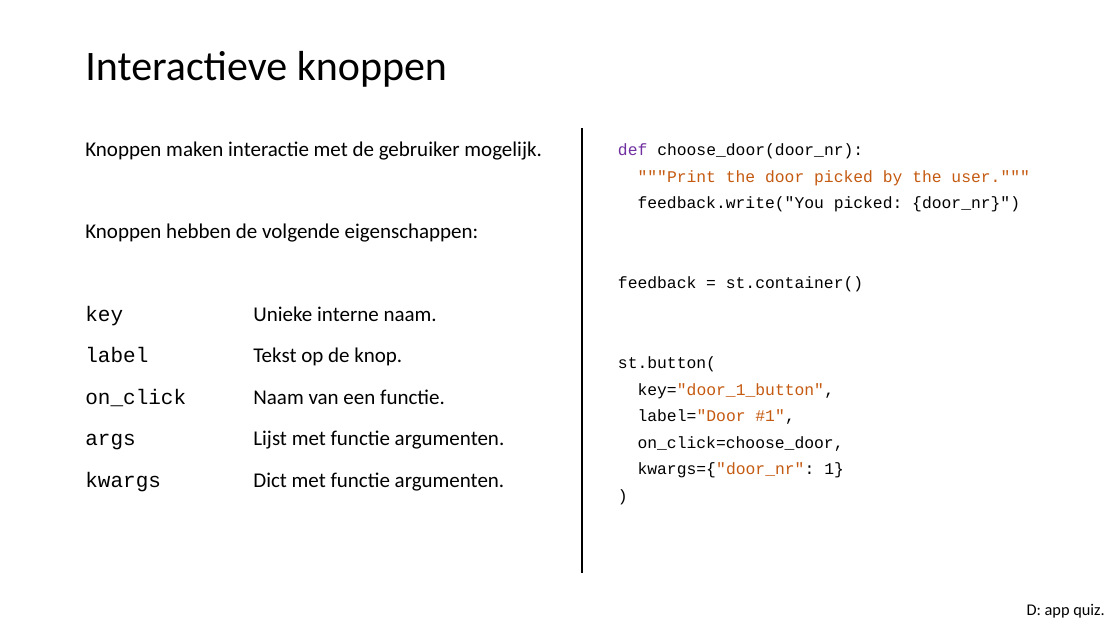
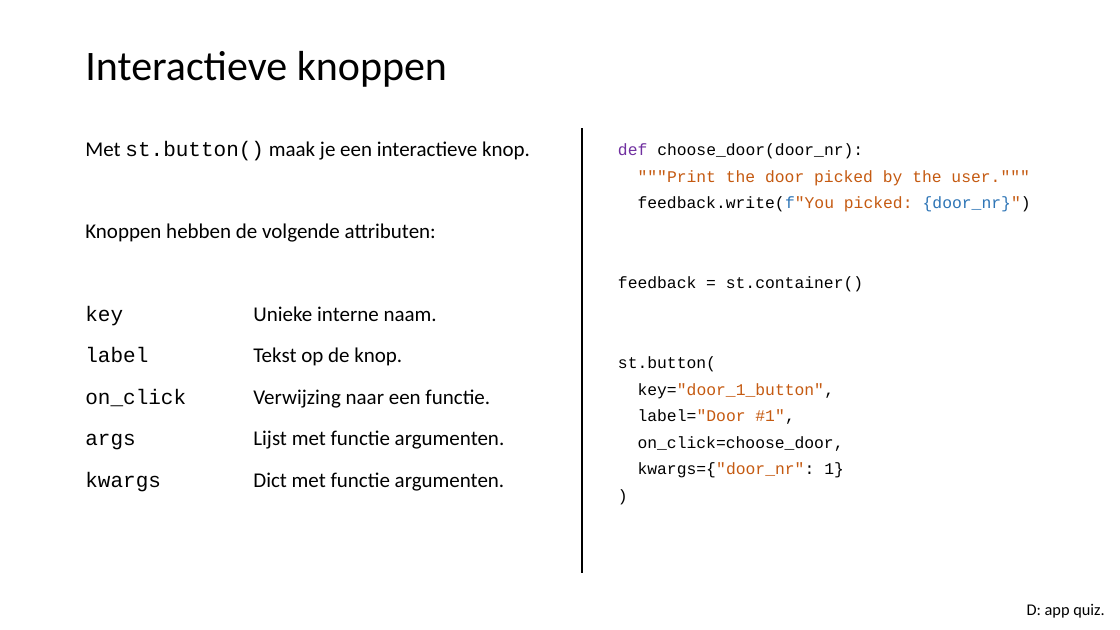
Before and after one commit to LFKoning/knowledge-sharing, a slide deck: slide 37 of python_course_4p/4_api_app/4_api_app.pptx (slide 38 before the commit). Drawn at 1120x630 pixels with LibreOffice and Linux fonts; fonts in the diff are those of the drawing. Boxes give left, top, right and bottom in pixels: in the first picture for what was removed or moved away, otherwise in the second. Text is boxed around its words. In the diff, an @@ line names an element or a change of style, - is before the commit and + after.

```diff
--- a/python_course_4p/4_api_app/4_api_app.pptx
+++ b/python_course_4p/4_api_app/4_api_app.pptx
@@ text at <box>85,141,530,242</box>: text changed @@
-Knoppen maken interactie met de gebruiker mogelijk.
-Knoppen hebben de volgende eigenschappen:
+Met st.button() maak je een interactieve knop.
+Knoppen hebben de volgende attributen:
@@ text at <box>638,196,1031,212</box>: text changed @@
-feedback.write("You picked: {door_nr}")
+feedback.write(f"You picked: {door_nr}")
@@ text at <box>85,389,490,408</box>: text changed @@
-on_click Naam van een functie.
+on_click Verwijzing naar een functie.
```
Also in this commit, not shown: 15 other slides changed, 15 other files.
